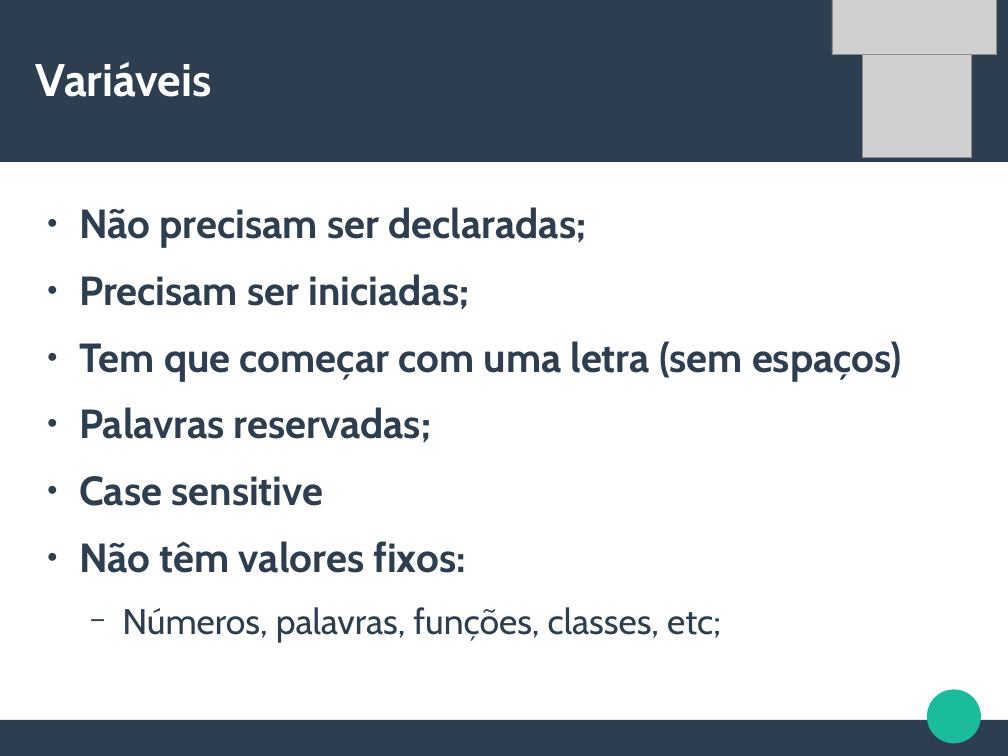
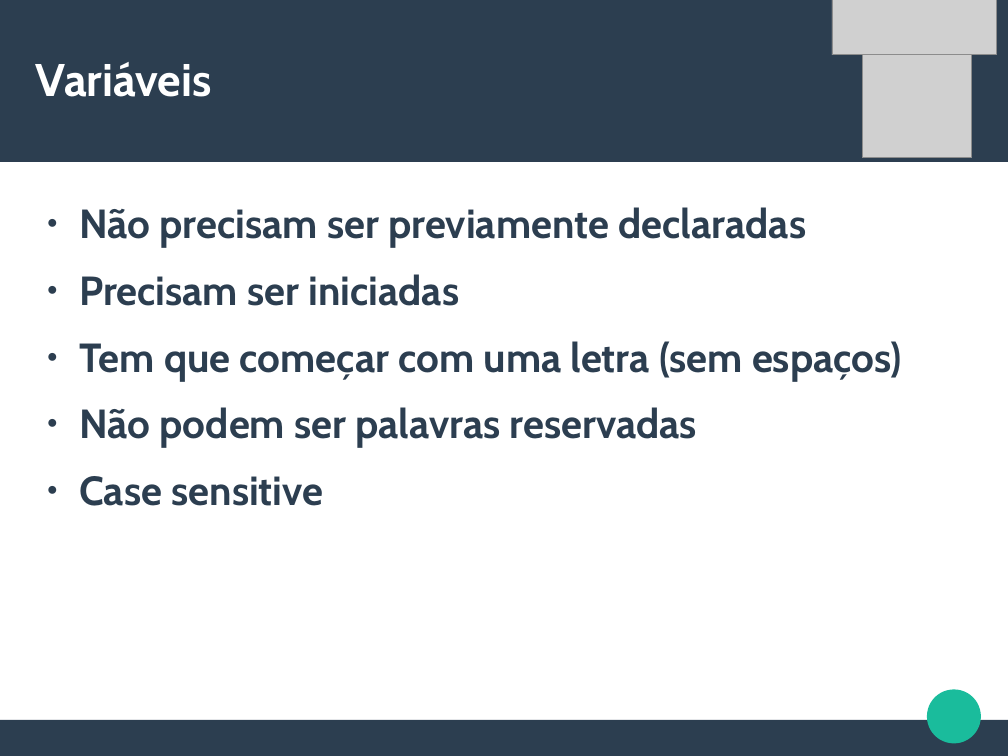
Before and after one commit to CalicoUFSC/minicurso-python, a slide deck: slide 4 of Aula1/Aula1.odp. Drawn at 1008x756 pixels with LibreOffice and Linux fonts; fonts in the diff are those of the drawing; grey boxes stand for pictures. Boxes give left, top, right and bottom in pixels: in the first picture for what was removed or moved away, otherwise in the second. Text is boxed around its words. In the diff, an @@ line names an element or a change of style, - is before the commit and + after.

```diff
--- a/Aula1/Aula1.odp
+++ b/Aula1/Aula1.odp
@@ text at <box>79,207,806,306</box>: text changed @@
-● Não precisam ser declaradas;
-● Precisam ser iniciadas;
+● Não precisam ser previamente declaradas
+● Precisam ser iniciadas
@@ text at <box>79,407,697,448</box>: text changed @@
-● Palavras reservadas;
+● Não podem ser palavras reservadas
@@ text at <box>79,541,721,642</box>: paragraphs removed @@
-● Não têm valores fixos:
-  − Números, palavras, funções, classes, etc;
```
Also in this commit, not shown: 7 other slides changed, 2 slides removed, 2 other files.
